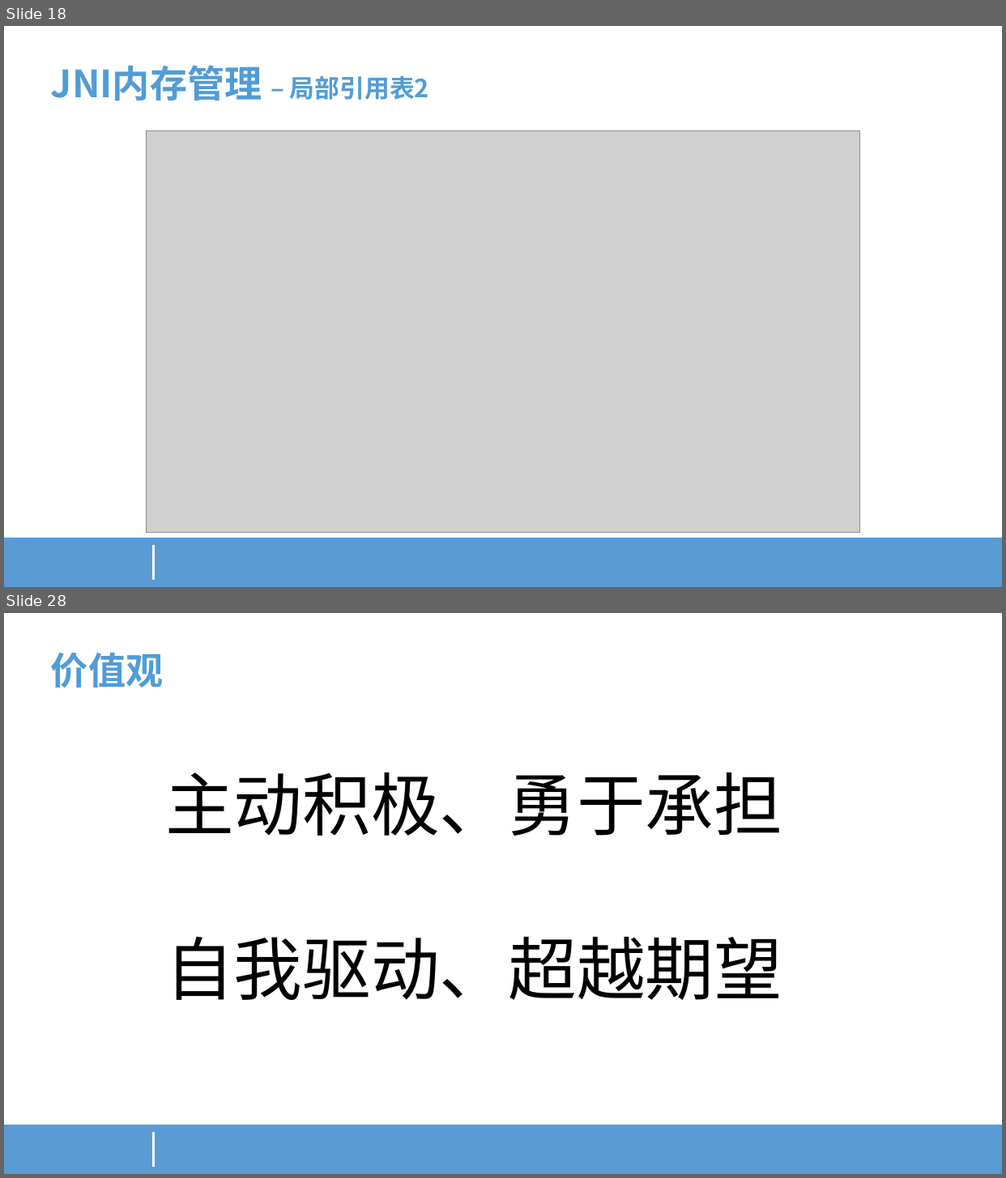
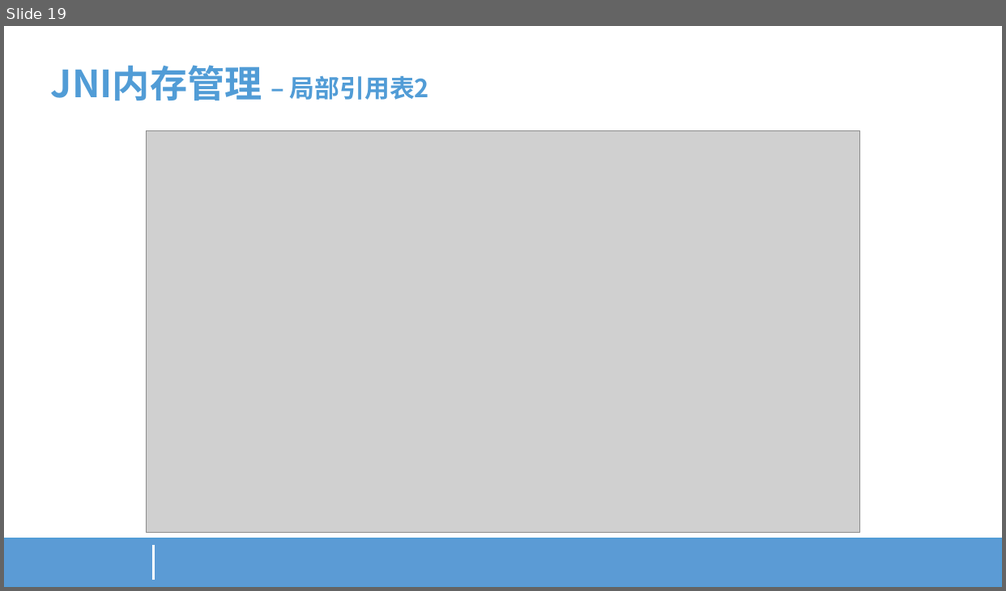
Before and after one commit to gaozhuo/jni-share, a slide deck: Java JNI-通往Native的世界/JNI-通往Native世界的桥梁.pptx. Shown one above the other, each under a label of ours: slides 18 and 28 before the commit, slide 19 after it; the slides between them are not shown. The pictures are 1006x1178 and 1006x591 pixels, drawn with LibreOffice and Linux fonts; fonts in the diff are those of the drawing; grey boxes stand for pictures; background and template pictures are left out. Boxes give left, top, right and bottom in pixels: in the first picture for what was removed or moved away, otherwise in the second. Text is boxed around its words. In the diff, an @@ line names an element or a change of style, - is before the commit and + after.

```diff
--- a/Java JNI-通往Native的世界/JNI-通往Native世界的桥梁.pptx
+++ b/Java JNI-通往Native的世界/JNI-通往Native世界的桥梁.pptx
@@ slide 28 removed at <box>4,613,1002,1174</box>, background #FFFFFF; not listed: 2 template elements that a slide beside it also shows @@
@@ text removed at <box>51,652,164,688</box> @@
-价值观
@@ text removed at <box>165,773,782,1000</box> @@
-主动积极、勇于承担
-自我驱动、超越期望
@@ what was slide 18 is now slide 19 @@
```
Also in this commit, not shown: 1 slide added, 21 other slides removed, 34 other files.
